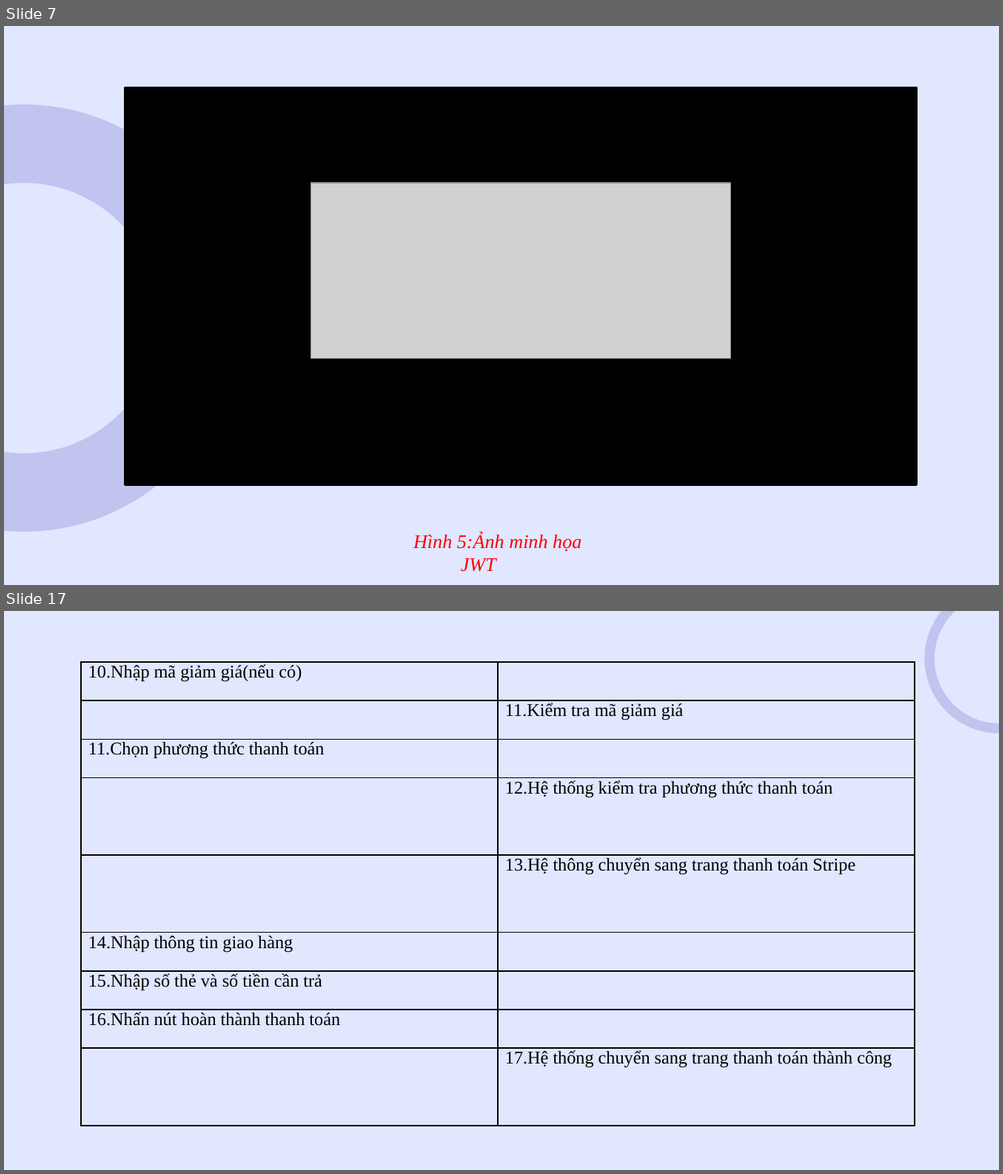
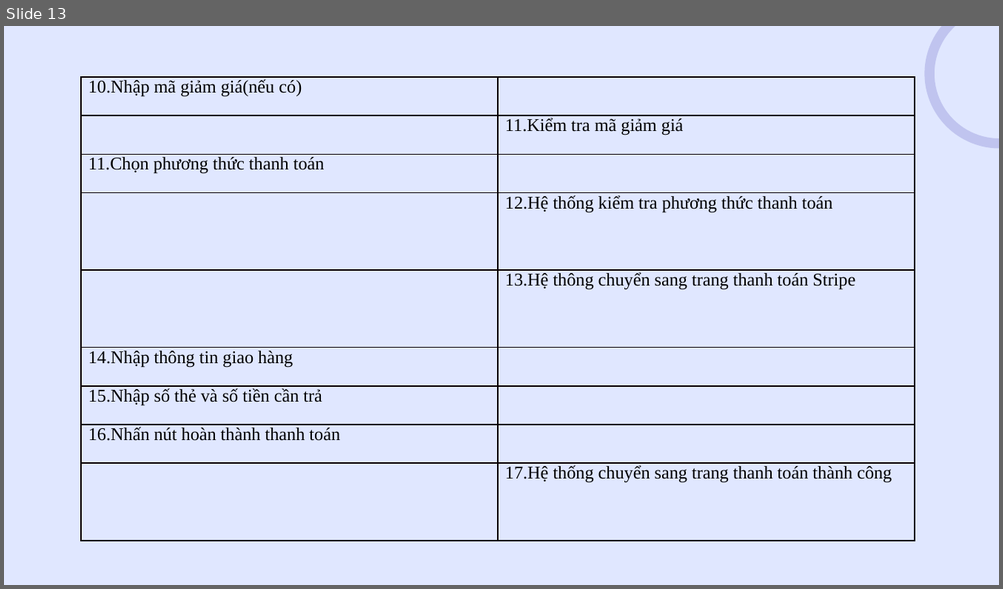
Before and after one commit to hoangtuandrive/GearVM, a slide deck: Báo Cáo/Nhom77_Final/Nhom77_PPT.pptx. Shown one above the other, each under a label of ours: slides 7 and 17 before the commit, slide 13 after it; the slides between them are not shown. The pictures are 1003x1174 and 1003x589 pixels, drawn with LibreOffice and Linux fonts; fonts in the diff are those of the drawing; grey boxes stand for pictures. Boxes give left, top, right and bottom in pixels: in the first picture for what was removed or moved away, otherwise in the second. Text is boxed around its words. In the diff, an @@ line names an element or a change of style, - is before the commit and + after.

```diff
--- a/Báo Cáo/Nhom77_Final/Nhom77_PPT.pptx
+++ b/Báo Cáo/Nhom77_Final/Nhom77_PPT.pptx
@@ slide 7 removed at (4, 26, 999, 585), background #E0E7FF @@
@@ rectangle removed at (125, 87, 916, 485) @@
@@ donut removed at (4, 104, 238, 532) @@
@@ picture removed at (311, 183, 731, 359) @@
@@ text removed at (413, 533, 581, 572) @@
-Hình 5:Ảnh minh họa JWT
@@ what was slide 17 is now slide 13 @@
```
Also in this commit, not shown: 19 slides changed, 3 slides added, 8 other slides removed, 15 other files.
